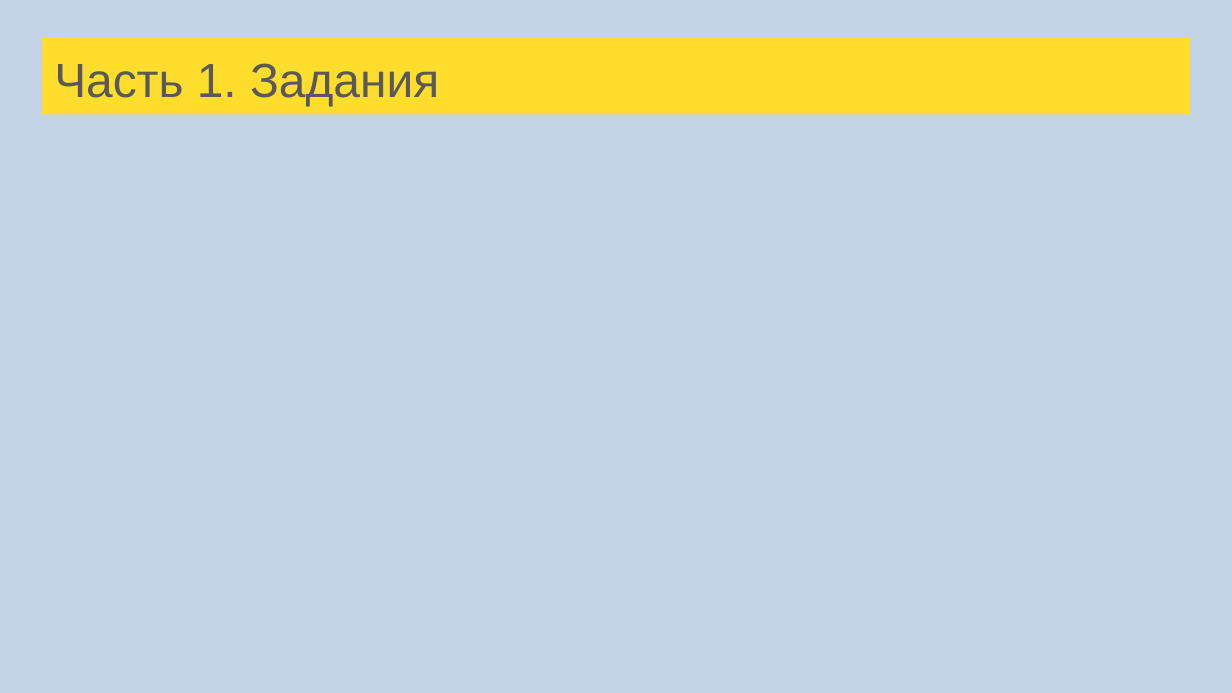
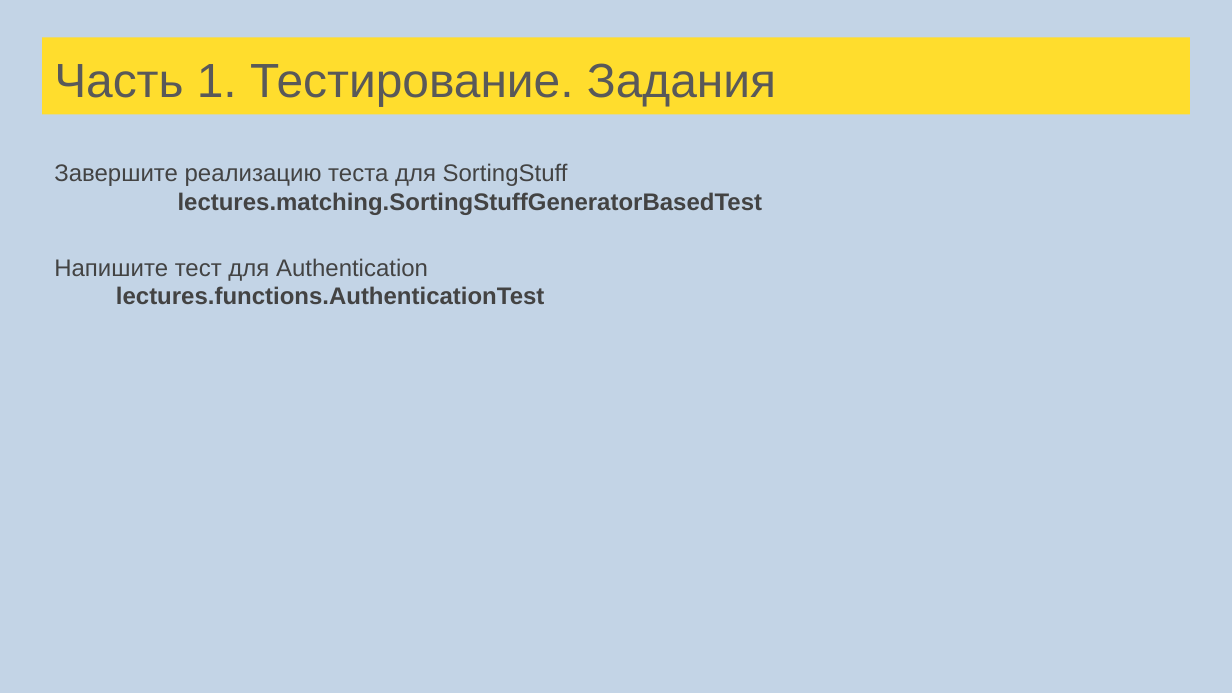
Before and after one commit to cybernetic10/Scala, a slide deck: slide 91 of src/main/resources/Лекции Scala для FinTech.pptx (slide 89 before the commit). Drawn at 1232x693 pixels with LibreOffice and Linux fonts; fonts in the diff are those of the drawing. Boxes give left, top, right and bottom in pixels: in the first picture for what was removed or moved away, otherwise in the second. Text is boxed around its words. In the diff, an @@ line names an element or a change of style, - is before the commit and + after.

```diff
--- a/src/main/resources/Лекции Scala для FinTech.pptx
+++ b/src/main/resources/Лекции Scala для FinTech.pptx
@@ title at bbox=[54, 63, 776, 106]: text changed @@
-Часть 1. Задания
+Часть 1. Тестирование. Задания
@@ text added at bbox=[54, 163, 763, 304], 14 pt, text #434343, bold @@
+Завершите реализацию теста для SortingStuff
+lectures.matching.SortingStuffGeneratorBasedTest
+Напишите тест для Authentication
+lectures.functions.AuthenticationTest
```
Also in this commit, not shown: 4 other slides changed, 27 slides added, 1 slide removed, 31 other files.
